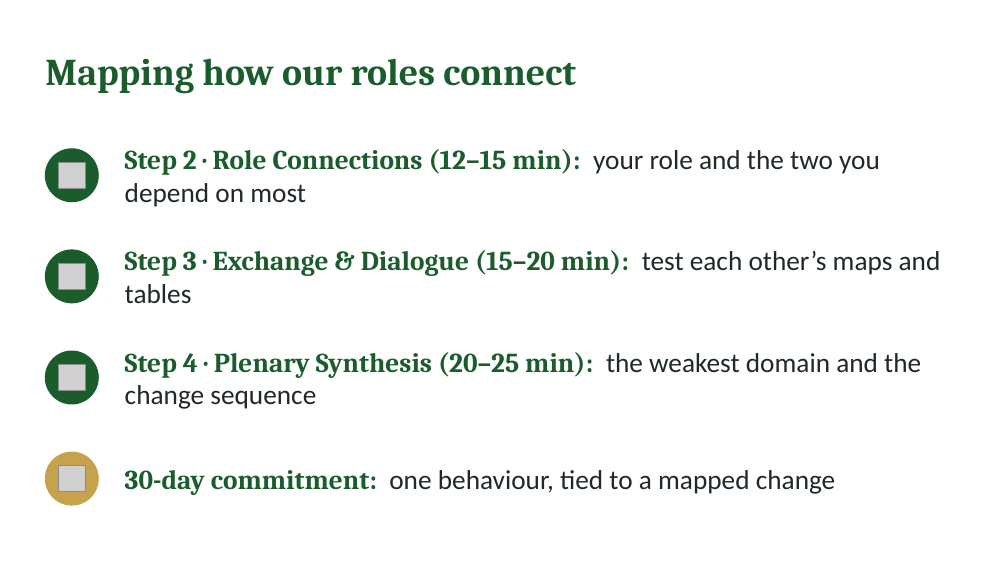
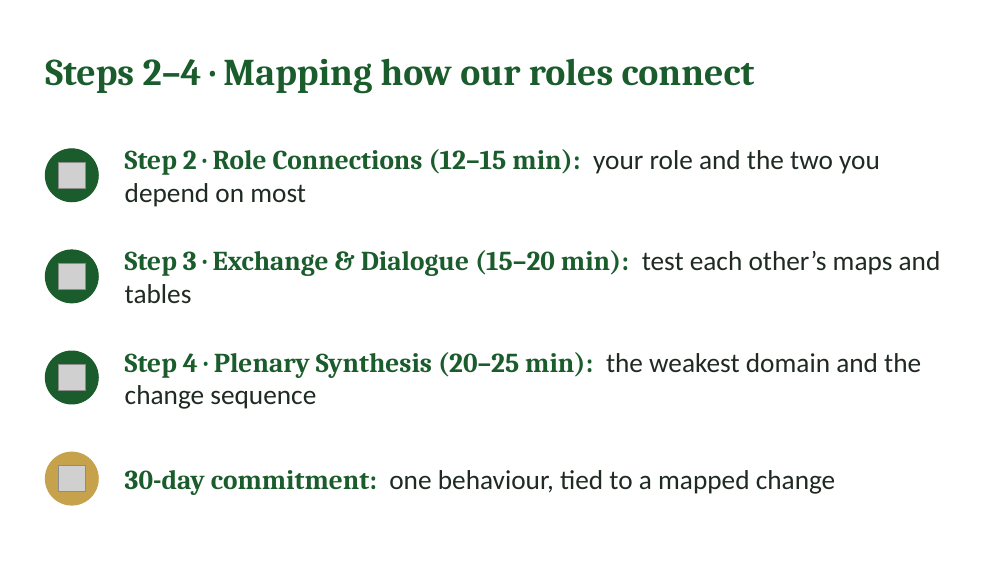
Before and after one commit to IBSL26/ibsl-platform, a slide deck: slide 32 of Unit decks/Unit 05 - Aligning Heart & Mind.pptx (slide 28 before the commit). Drawn at 1008x567 pixels with LibreOffice and Linux fonts; fonts in the diff are those of the drawing; grey boxes stand for pictures. Boxes give left, top, right and bottom in pixels: in the first picture for what was removed or moved away, otherwise in the second. Text is boxed around its words. In the diff, an @@ line names an element or a change of style, - is before the commit and + after.

```diff
--- a/Unit decks/Unit 05 - Aligning Heart & Mind.pptx
+++ b/Unit decks/Unit 05 - Aligning Heart & Mind.pptx
@@ text at [45, 58, 755, 93]: text changed @@
-Mapping how our roles connect
+Steps 2–4 · Mapping how our roles connect
```
Also in this commit, not shown: 4 other slides changed, 4 slides added, 3 other files.
